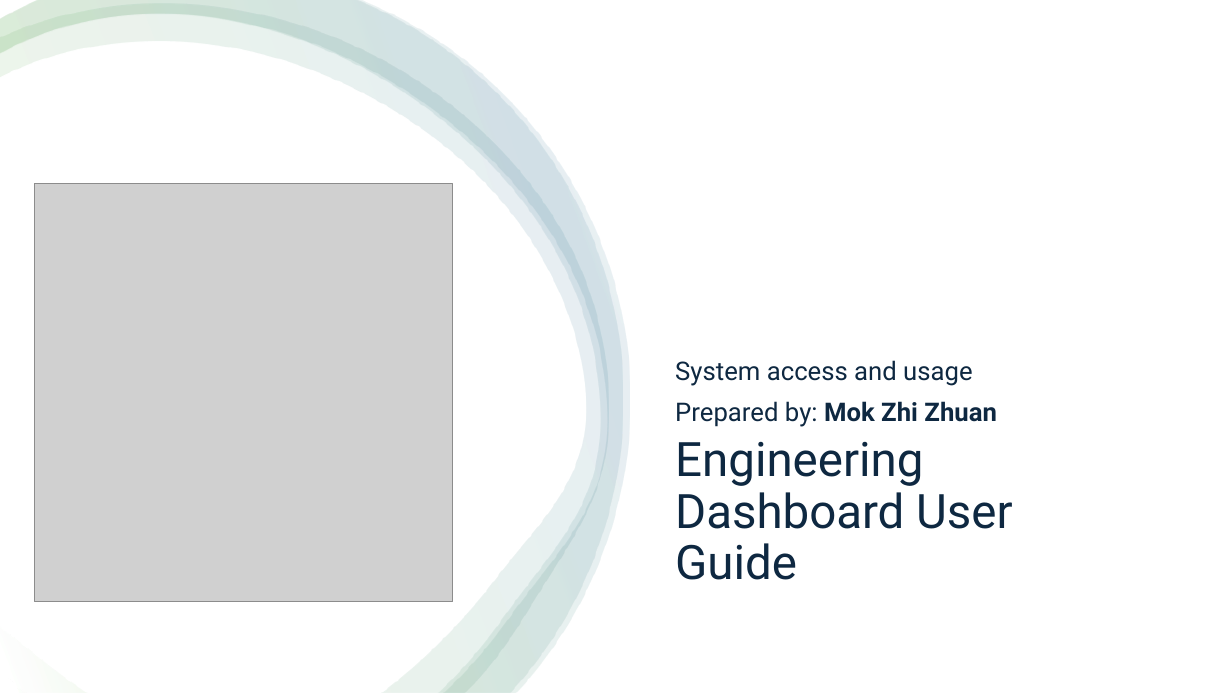
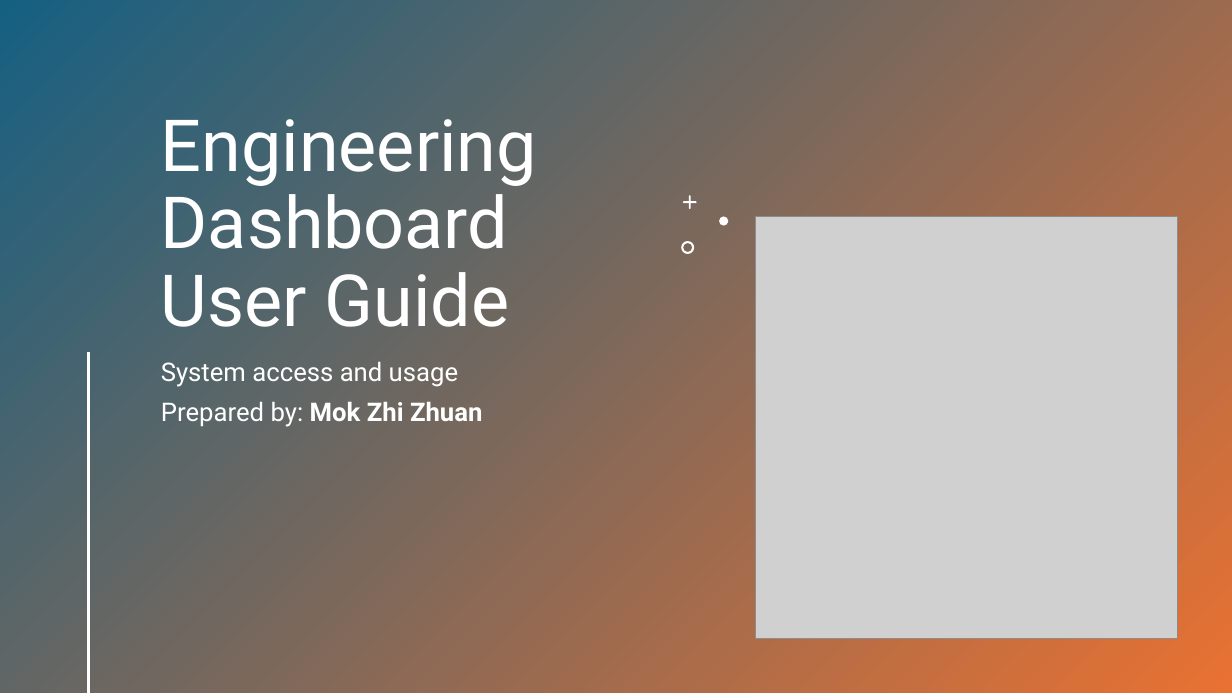
Before and after one commit to mokzhizhuan/dashboardgrafana, a slide deck: slide 1 of User Guide Slides.pptx. Drawn at 1232x693 pixels with LibreOffice and Linux fonts; fonts in the diff are those of the drawing; grey boxes stand for pictures. Boxes give left, top, right and bottom in pixels: in the first picture for what was removed or moved away, otherwise in the second. Text is boxed around its words. In the diff, an @@ line names an element or a change of style, - is before the commit and + after.

```diff
--- a/User Guide Slides.pptx
+++ b/User Guide Slides.pptx
@@ rectangle at bbox=[0, 0, 1232, 693]: fill #FFFFFF to gradient #156082 to #E97132 @@
@@ freeform shape removed at bbox=[0, 4, 609, 693] @@
@@ freeform shape removed at bbox=[0, 0, 623, 693] @@
@@ freeform shape removed at bbox=[0, 0, 630, 692] @@
@@ title "Engineering Dashboard User Guide": place and size @@
-title "Engineering Dashboard User Guide" at bbox=[675, 442, 1012, 580]
+title "Engineering Dashboard User Guide" at bbox=[161, 119, 537, 327]
@@ title "Engineering Dashboard User Guide" at bbox=[161, 119, 537, 327]: size 37 to 56 pt, text colour #0E2841 to #FFFFFF; vertical alignment top to bottom @@
@@ picture removed at bbox=[34, 184, 453, 603] @@
@@ freeform shape added at bbox=[683, 195, 697, 209], fill #FFFFFF @@
@@ freeform shape added at bbox=[719, 216, 728, 226], fill #FFFFFF @@
@@ picture added at bbox=[756, 217, 1177, 639] @@
@@ freeform shape added at bbox=[681, 241, 694, 254], fill #FFFFFF @@
@@ line added from (89, 353) to (89, 692), #FFFFFF 2 pt @@
@@ subtitle "System access and usage": place and size @@
-subtitle "System access and usage" at bbox=[675, 360, 997, 427]
+subtitle "System access and usage" at bbox=[161, 361, 483, 427]
@@ subtitle "System access and usage" at bbox=[161, 361, 483, 427]: text colour #0E2841 to #FFFFFF; vertical alignment bottom to top @@
```
Also in this commit, not shown: 4 other slides changed, 3 other files.
